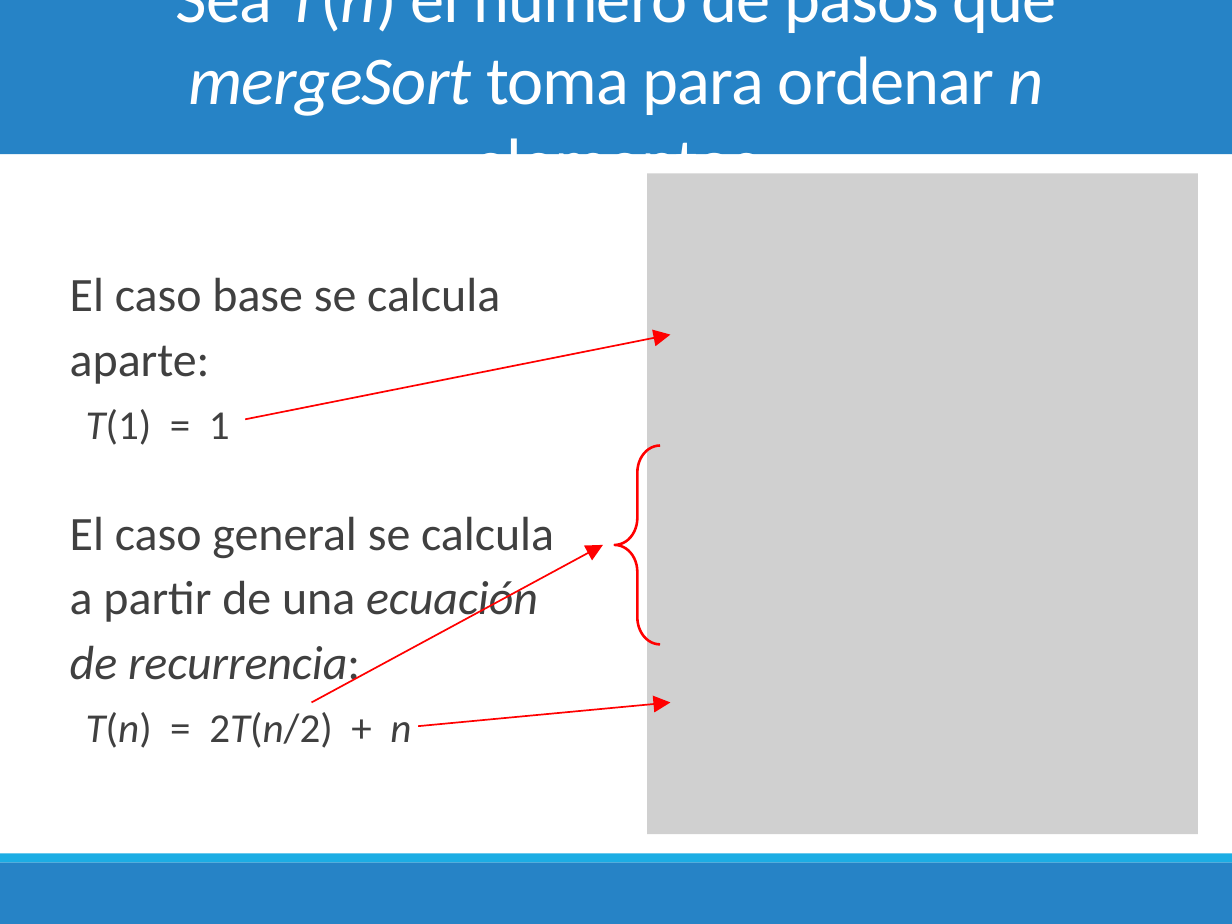
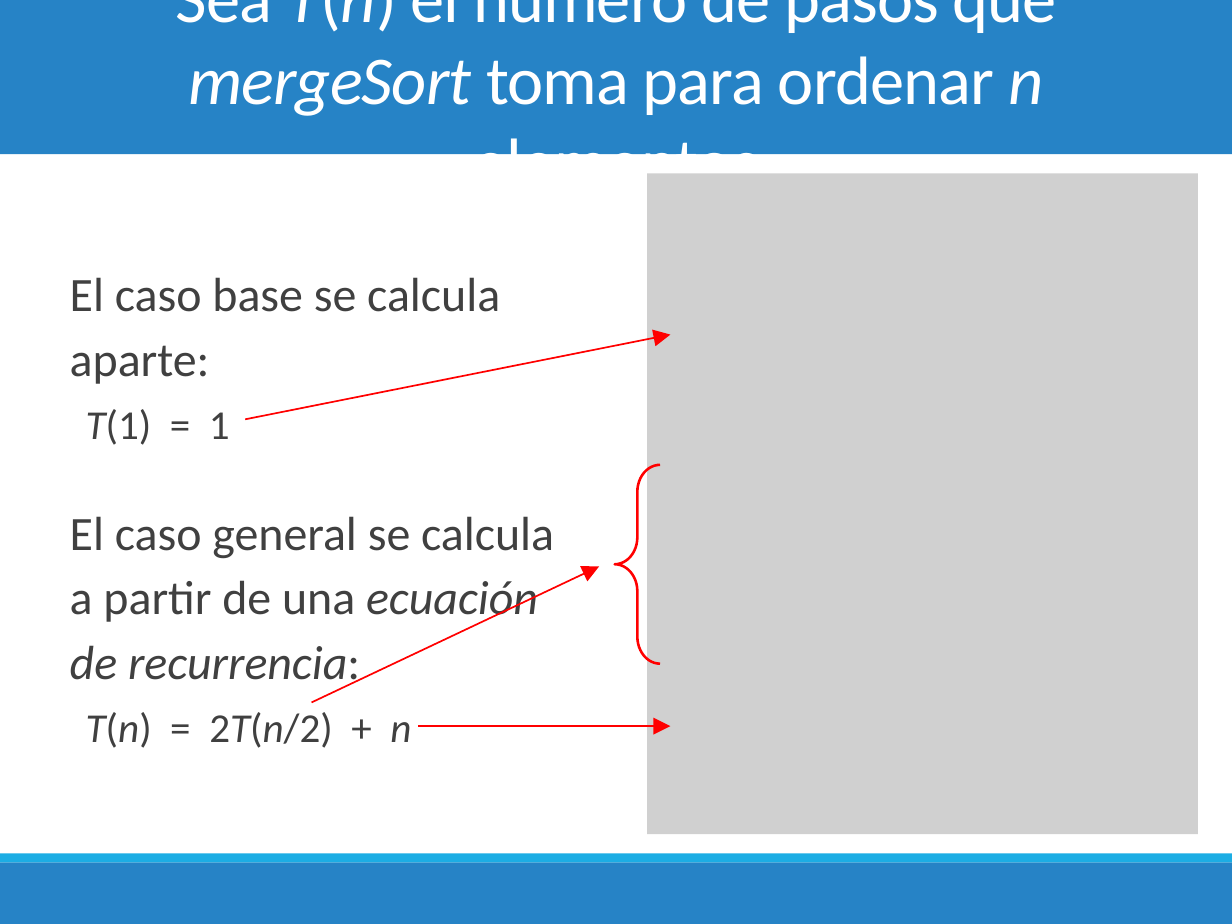
Before and after one commit to chris-carstens/2020-2, a slide deck: slide 17 of Clases/02 - Merge Sort & Dividir para Conquistar/03 - Merge Sort & Dividir para Conquistar.pptx. Drawn at 1232x924 pixels with LibreOffice and Linux fonts; fonts in the diff are those of the drawing; grey boxes stand for pictures. Boxes give left, top, right and bottom in pixels: in the first picture for what was removed or moved away, otherwise in the second. Text is boxed around its words. In the diff, an @@ line names an element or a change of style, - is before the commit and + after.

```diff
--- a/Clases/02 - Merge Sort & Dividir para Conquistar/03 - Merge Sort & Dividir para Conquistar.pptx
+++ b/Clases/02 - Merge Sort & Dividir para Conquistar/03 - Merge Sort & Dividir para Conquistar.pptx
@@ left brace: place and size @@
-left brace at (615,446,660,644)
+left brace at (615,464,660,663)
@@ arrow moved from (312, 702) - (602, 545) to (312, 702) - (599, 567) @@
@@ arrow moved from (418, 726) - (670, 702) to (418, 726) - (670, 726) @@
```
Also in this commit, not shown: 8 other slides changed, 1 slide added, 7 other files.
